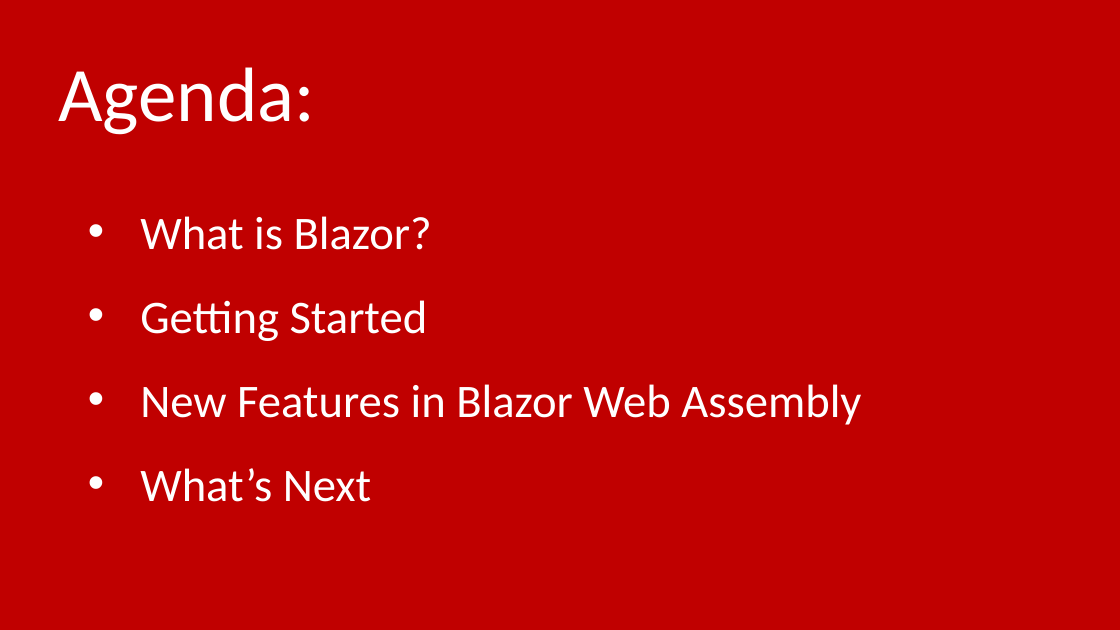
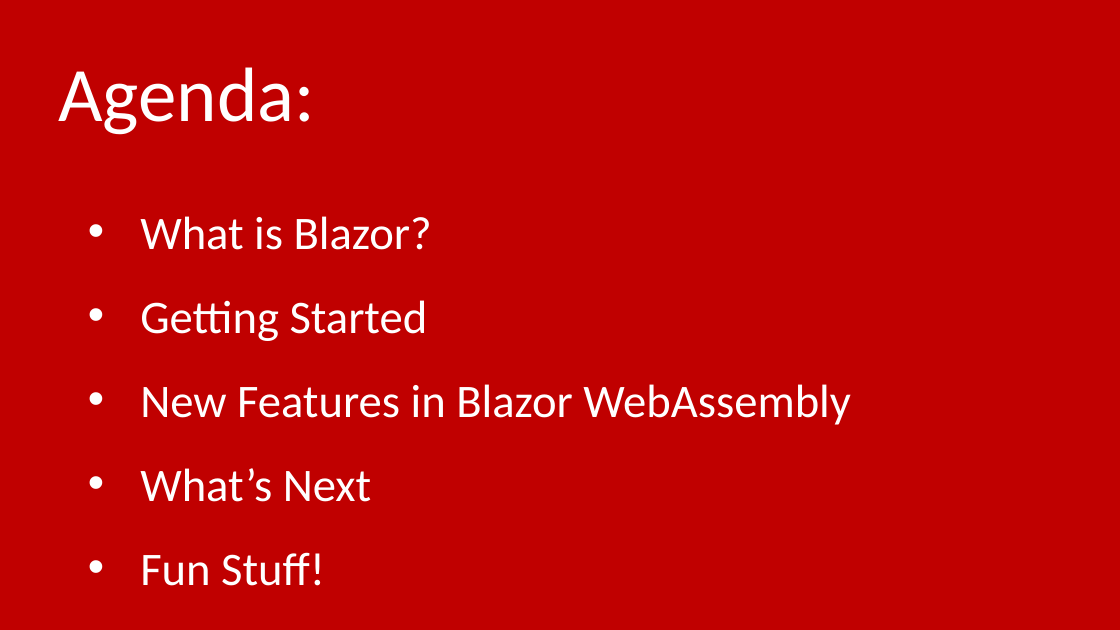
Before and after one commit to pulcher/blazor-playground, a slide deck: slide 2 of talks/houston/intro-to-blazor.pptx. Drawn at 1120x630 pixels with LibreOffice and Linux fonts; fonts in the diff are those of the drawing. Boxes give left, top, right and bottom in pixels: in the first picture for what was removed or moved away, otherwise in the second. Text is boxed around its words. In the diff, an @@ line names an element or a change of style, - is before the commit and + after.

Commit message:
updating slides

```diff
--- a/talks/houston/intro-to-blazor.pptx
+++ b/talks/houston/intro-to-blazor.pptx
@@ text at (140, 384, 851, 425): spaces changed @@
-• New Features in Blazor Web Assembly
+• New Features in Blazor WebAssembly
@@ text at (140, 552, 325, 586): paragraph added @@
+• Fun Stuff!
```
Also in this commit, not shown: 1 other slide changed.
